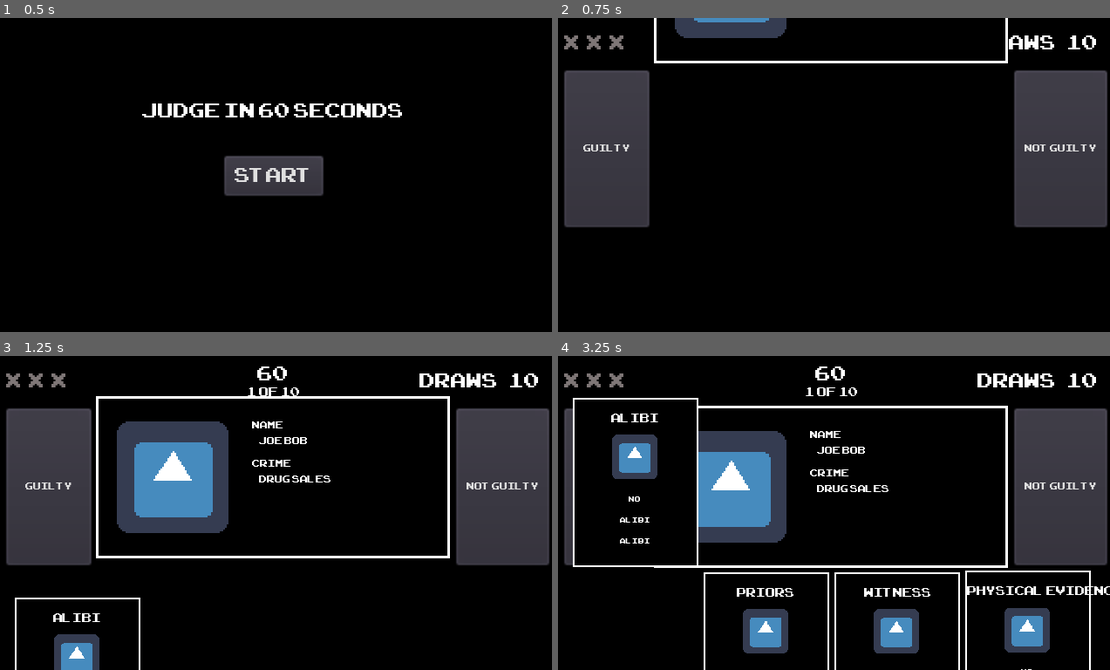
Above: before the commit, frames 1-4 (two rows, left to right).
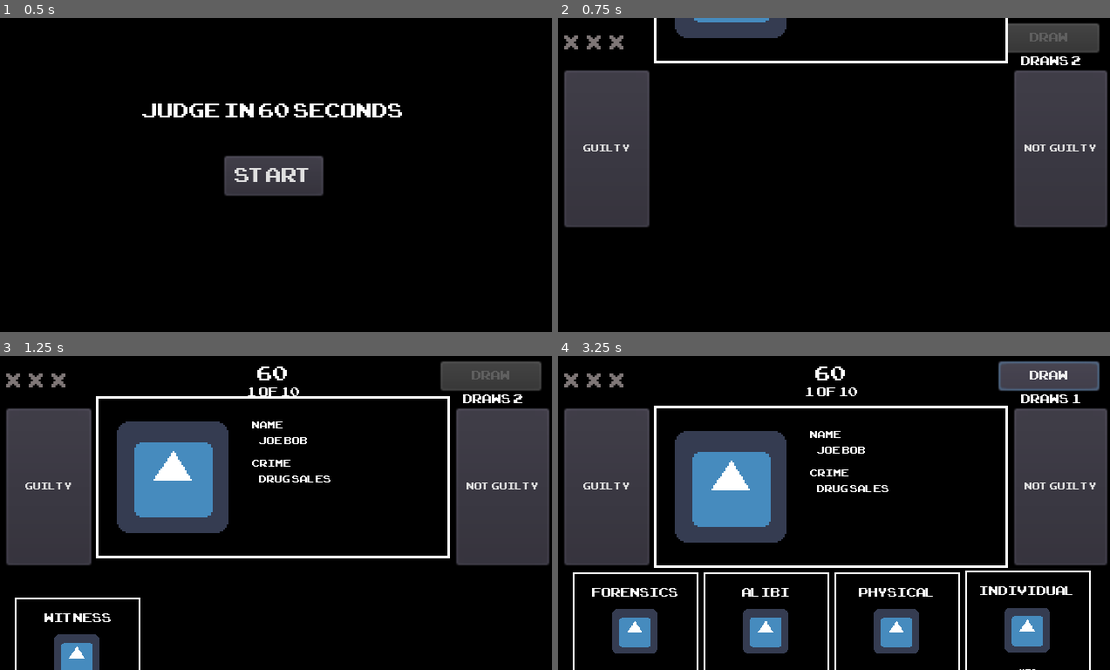
Above: after the commit, the same moments.

Repository: rashaangriffith/judge-in-60-seconds
Game: Godot game, scene res://main_menu/main_menu.tscn
The game is run twice, just before and just after one commit, with the same random seed, the same clock (stepped at 60 frames per second) and the same inputs. The engine's default icon, where the game draws it, is replaced by a stand-in: a white triangle on a blue panel in a dark square.
Inputs (mouse positions are in pixels of both pictures, inside the frame that each line leads up to):
- Up to frame 1 (0.5 s): no input
- Up to frame 2 (0.75 s): click "START" at 0.5 s
- Up to frame 3 (1.25 s): no input
- Up to frame 4 (3.25 s): click "GUILTY" at 1.25 s; click (635, 657) at 2.02 s; click (1049, 374) at 2.75 s, where only the run after the commit has a clickable "DRAW"

Frame 1 is identical in both runs. In frame 2, 1.7% of the frame differs, in the area x 81-99%, y 1-15%; in frame 3, 2.2%; in frame 4, 13%, in the area x 2-100%, y 1-100%.

Commit message:
added draw

Diff:
--- a/evidence_card/evidence_card.gd
+++ b/evidence_card/evidence_card.gd
@@ -9,27 +9,51 @@
 const UP_Y = 25
 const DOWN_Y = 125
 
-var isUp = false
+export var card_number = 0;
+var isActive = false
+var isTweening = false
 
 func populate(player_card, case_deck):
+	print("populate: " + str(player_card.type))
 	var card_title = GameManager.get_card_title(player_card.type)
+	print("card title: " + str(card_title))
 	title.text = card_title
 
 	for case_card in case_deck:
 		if case_card.type == player_card.type:
-			if case_card.detail1:
-				detail1.text = case_card.detail1
-			if case_card.detail2:
-				detail2.text = case_card.detail2
-			if case_card.detail3:
-				detail3.text = case_card.detail3
+			detail1.text = case_card.detail1
+			detail2.text = case_card.detail2
+			detail3.text = case_card.detail3
+
+func activate():
+	if isActive:
+		return
+
+	tween.interpolate_property(self, "position", self.position, Vector2(self.position.x, UP_Y), 0.5, Tween.TRANS_BACK, Tween.EASE_OUT)
+	tween.start()
+	isActive = true
+	isTweening = true
+
+func deactivate():
+	if not isActive:
+		return
+
+	tween.interpolate_property(self, "position", self.position, Vector2(self.position.x, DOWN_Y), 0.5, Tween.TRANS_BACK, Tween.EASE_OUT)
+	tween.start()
+	isActive = false
+	isTweening = true
 
 func _on_TextureButton_pressed():
-	var end_y_pos = UP_Y
-	if isUp:
-		end_y_pos = DOWN_Y
-		isUp = false
+	if isTweening:
+		return
+
+	if isActive:
+		deactivate()
+		GameManager.deactivate_evidence_card()
 	else:
-		isUp = true
-	tween.interpolate_property(self, "position", self.position, Vector2(self.position.x, UP_Y), 1, Tween.TRANS_BACK, Tween.EASE_OUT)
-	tween.start()
+		activate()
+		GameManager.activate_evidence_card(card_number)
+
+
+func _on_Tween_tween_all_completed():
+	isTweening = false
--- a/evidence_card/evidence_card.tscn
+++ b/evidence_card/evidence_card.tscn
@@ -86,3 +86,4 @@
 [node name="Tween" type="Tween" parent="."]
 
 [connection signal="pressed" from="TextureButton" to="." method="_on_TextureButton_pressed"]
+[connection signal="tween_all_completed" from="Tween" to="." method="_on_Tween_tween_all_completed"]
--- a/game_manager.gd
+++ b/game_manager.gd
@@ -13,6 +13,8 @@
 }
 
 signal player_loaded()
+signal evidence_card_activated(card_number)
+signal evidence_card_deactivated()
 
 const MAX_STRIKES = 3
 
@@ -54,6 +56,8 @@
 	}
 
 func get_card_title(type):
+	print("get_card_title: " + str(type))
+	print("alibi type: " + str(CARD_TYPE.ALIBI))
 	match type:
 		CARD_TYPE.ALIBI:
 			return "ALIBI"
@@ -62,12 +66,21 @@
 		CARD_TYPE.WITNESS:
 			return "WITNESS"
 		CARD_TYPE.PHYSICAL_EVIDENCE:
-			return "PHYSICAL EVIDENCE"
+			return "PHYSICAL"
+		CARD_TYPE.INDIVIDUAL_EVIDENCE:
+			return "INDIVIDUAL"
 		CARD_TYPE.FORENSICS:
 			return "FORENSICS"
 		CARD_TYPE.EXPERT_TESTIMONY:
-			return "EXPERT TESTIMONY"
+			return "EXPERT"
 		CARD_TYPE.OCCUPATION:
 			return "OCCUPATION"
 		CARD_TYPE.CHARACTER:
 			return "CHARACTER"
+
+func activate_evidence_card(card_number):
+	emit_signal("evidence_card_activated", card_number)
+
+func deactivate_evidence_card():
+	print("gm deactive ev card")
+	emit_signal("evidence_card_deactivated")
--- a/main/main.gd
+++ b/main/main.gd
@@ -7,26 +7,53 @@
 onready var evidence_card_4 = $EvidenceCard4
 onready var tween_in = $TweenIn
 onready var tween_out = $TweenOut
-
-var CASE_FILE_OUT_Y = -150
-var CASE_FILE_IN_Y = 25
-var CARD_OUT_Y = 200
-var CARD_IN_Y = 125
+onready var tween_out_draw = $TweenOutDraw
+onready var tween_in_draw = $TweenInDraw
+onready var draw_button = $DrawButton
+onready var draws_label = $DrawsLabel
+
+const HAND_SIZE = 4
+const MAX_DRAWS = 5
+const CASE_FILE_OUT_Y = -150
+const CASE_FILE_IN_Y = 25
+const CARD_OUT_Y = 200
+const CARD_IN_Y = 125
 
 var current_case_number = 1
 var total_cases_number = 1
 var strikes = 0
-var remaining_draws = 5
+var remaining_draws = MAX_DRAWS
 var remaining_case_time = 60
+var active_evidence_card
 
 var case = {}
+var pool = []
+var hand = []
 
 func _ready():
+	evidence_card_1.connect("activated", self, "_on_Evidence_Card_1_activated")
+	evidence_card_2.connect("activated", self, "_on_Evidence_Card_2_activated")
+	evidence_card_3.connect("activated", self, "_on_Evidence_Card_3_activated")
+	evidence_card_4.connect("activated", self, "_on_Evidence_Card_4_activated")
+	GameManager.connect("evidence_card_activated", self, "_on_GameManager_evidence_card_activated")
+	GameManager.connect("evidence_card_deactivated", self, "_on_GameManager_evidence_card_deactivated")
+
+	if (GameManager.player.deck.size() - HAND_SIZE) > MAX_DRAWS:
+		remaining_draws = MAX_DRAWS
+	else:
+		remaining_draws = GameManager.player.deck.size() - HAND_SIZE
+	draws_label.text = "DRAWS: " + str(remaining_draws)
+
 	generate_case()
+	print("hand: " + str(hand))
 	populate_case()
 	tween_slide_in()
 
 func generate_case():
+	pool = GameManager.player.deck
+	for n in 4:
+		draw_card(n)
+
 	case = {
 	"perp_name": "Joe Bob",
 	"crime": "Drug Sales",
@@ -70,13 +97,30 @@
 	]
 }
 
+func draw_card(index):
+	var pool_count = pool.size()
+	print("draw card pool count: " + str(pool_count))
+	var rng = RandomNumberGenerator.new()
+	rng.randomize()
+	var pool_index = rng.randi_range(0, pool_count - 1)
+	hand.insert(index, pool[pool_index])
+	pool.remove(pool_index)
+
 func populate_case():
 	var deck = GameManager.player.deck
 	case_file.populate(case)
-	evidence_card_1.populate(deck[0], case.deck)
-	evidence_card_2.populate(deck[1], case.deck)
-	evidence_card_3.populate(deck[2], case.deck)
-	evidence_card_4.populate(deck[3], case.deck)
+	for n in 4:
+		populate_evidence_card(n)
+
+func populate_evidence_card(hand_index):
+	if hand_index == 0:
+		evidence_card_1.populate(hand[hand_index], case.deck)
+	elif hand_index == 1:
+		evidence_card_2.populate(hand[hand_index], case.deck)
+	elif hand_index == 2:
+		evidence_card_3.populate(hand[hand_index], case.deck)
+	elif hand_index == 3:
+		evidence_card_4.populate(hand[hand_index], case.deck)
 
 func tween_slide_in():
 	tween_in.interpolate_property(case_file, "position", case_file.position, Vector2(case_file.position.x, CASE_FILE_IN_Y), 1, Tween.TRANS_CUBIC, Tween.EASE_OUT)
@@ -113,3 +157,51 @@
 		if strikes > GameManager.MAX_STRIKES:
 			# game over
 			pass
+
+func _on_GameManager_evidence_card_activated(card_number):
+	if card_number == 1:
+		evidence_card_2.deactivate()
+		evidence_card_3.deactivate()
+		evidence_card_4.deactivate()
+		active_evidence_card = evidence_card_1
+	elif card_number == 2:
+		evidence_card_1.deactivate()
+		evidence_card_3.deactivate()
+		evidence_card_4.deactivate()
+		active_evidence_card = evidence_card_2
+	elif card_number == 3:
+		evidence_card_1.deactivate()
+		evidence_card_2.deactivate()
+		evidence_card_4.deactivate()
+		active_evidence_card = evidence_card_3
+	elif card_number == 4:
+		evidence_card_1.deactivate()
+		evidence_card_2.deactivate()
+		evidence_card_3.deactivate()
+		active_evidence_card = evidence_card_4
+
+	if remaining_draws > 0:
+		draw_button.disabled = false
+
+func _on_GameManager_evidence_card_deactivated():
+	print("card deactivated")
+	draw_button.disabled = true
+
+func _on_DrawButton_pressed():
+	tween_out_draw.interpolate_property(active_evidence_card, "position", active_evidence_card.position, Vector2(active_evidence_card.position.x, CARD_OUT_Y), 0.25, Tween.TRANS_BACK, Tween.EASE_IN)
+	tween_out_draw.start()
+	remaining_draws -= 1
+	draws_label.text = "DRAWS: " + str(remaining_draws)
+	if remaining_draws == 0:
+		draw_button.disabled = true
+
+func _on_TweenOutDraw_tween_all_completed():
+	var index = active_evidence_card.card_number - 1
+	hand.remove(index)
+	draw_card(index)
+	populate_evidence_card(index)
+	tween_in_draw.interpolate_property(active_evidence_card, "position", active_evidence_card.position, Vector2(active_evidence_card.position.x, active_evidence_card.UP_Y), 0.75, Tween.TRANS_BACK, Tween.EASE_OUT, 0.5)
+	tween_in_draw.start()
+
+func _on_TweenInDraw_tween_all_completed():
+	pass
--- a/main/main.tscn
+++ b/main/main.tscn
@@ -44,13 +44,27 @@
 "_edit_use_anchors_": false
 }
 
+[node name="DrawButton" type="Button" parent="."]
+margin_left = 256.11
+margin_top = 2.68502
+margin_right = 314.11
+margin_bottom = 19.685
+custom_fonts/font = ExtResource( 5 )
+disabled = true
+text = "DRAW"
+__meta__ = {
+"_edit_use_anchors_": false
+}
+
 [node name="DrawsLabel" type="Label" parent="."]
-margin_left = 243.598
-margin_top = 6.3033
-margin_right = 312.598
-margin_bottom = 23.3033
-custom_fonts/font = ExtResource( 4 )
+margin_left = 257.394
+margin_top = 16.9296
+margin_right = 315.394
+margin_bottom = 31.9296
+custom_fonts/font = ExtResource( 5 )
 text = "draws   10"
+align = 1
+valign = 1
 __meta__ = {
 "_edit_use_anchors_": false
 }
@@ -105,23 +119,34 @@
 
 [node name="EvidenceCard1" parent="." instance=ExtResource( 2 )]
 position = Vector2( 13, 200 )
+card_number = 1
 
 [node name="EvidenceCard2" parent="." instance=ExtResource( 2 )]
 position = Vector2( 88, 200 )
+card_number = 2
 
 [node name="EvidenceCard3" parent="." instance=ExtResource( 2 )]
 position = Vector2( 163, 200 )
+card_number = 3
 
 [node name="EvidenceCard4" parent="." instance=ExtResource( 2 )]
 position = Vector2( 238, 200 )
+card_number = 4
 
 [node name="TweenIn" type="Tween" parent="."]
 
 [node name="TweenOut" type="Tween" parent="."]
 
+[node name="TweenOutDraw" type="Tween" parent="."]
+
+[node name="TweenInDraw" type="Tween" parent="."]
+
 [node name="Timer" type="Timer" parent="."]
 
+[connection signal="pressed" from="DrawButton" to="." method="_on_DrawButton_pressed"]
 [connection signal="pressed" from="GuiltyButton" to="." method="_on_GuiltyButton_pressed"]
 [connection signal="tween_all_completed" from="TweenIn" to="." method="_on_TweenIn_tween_all_completed"]
 [connection signal="tween_all_completed" from="TweenOut" to="." method="_on_TweenOut_tween_all_completed"]
+[connection signal="tween_all_completed" from="TweenOutDraw" to="." method="_on_TweenOutDraw_tween_all_completed"]
+[connection signal="tween_all_completed" from="TweenInDraw" to="." method="_on_TweenInDraw_tween_all_completed"]
 [connection signal="timeout" from="Timer" to="." method="_on_Timer_timeout"]
